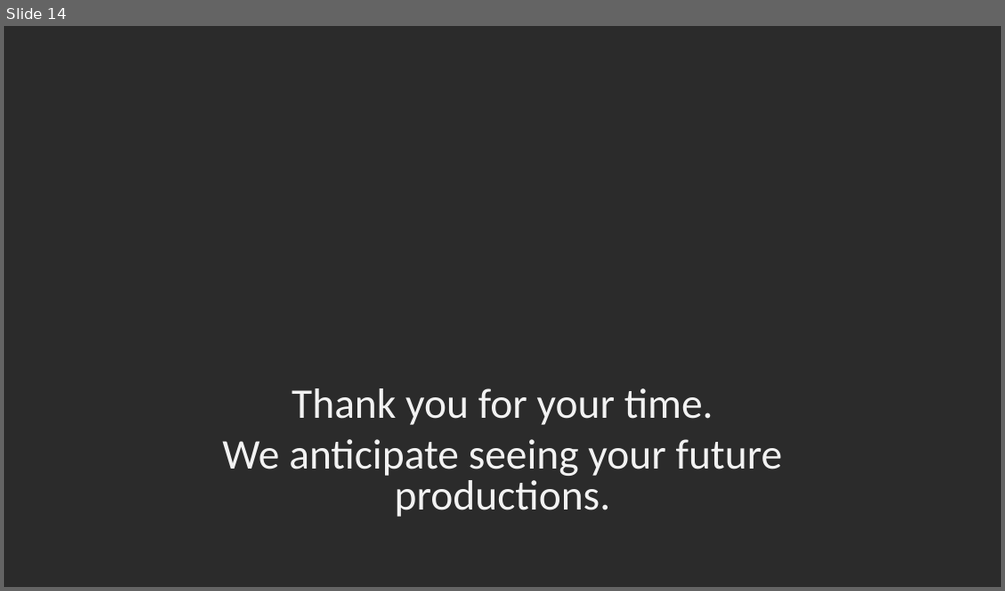
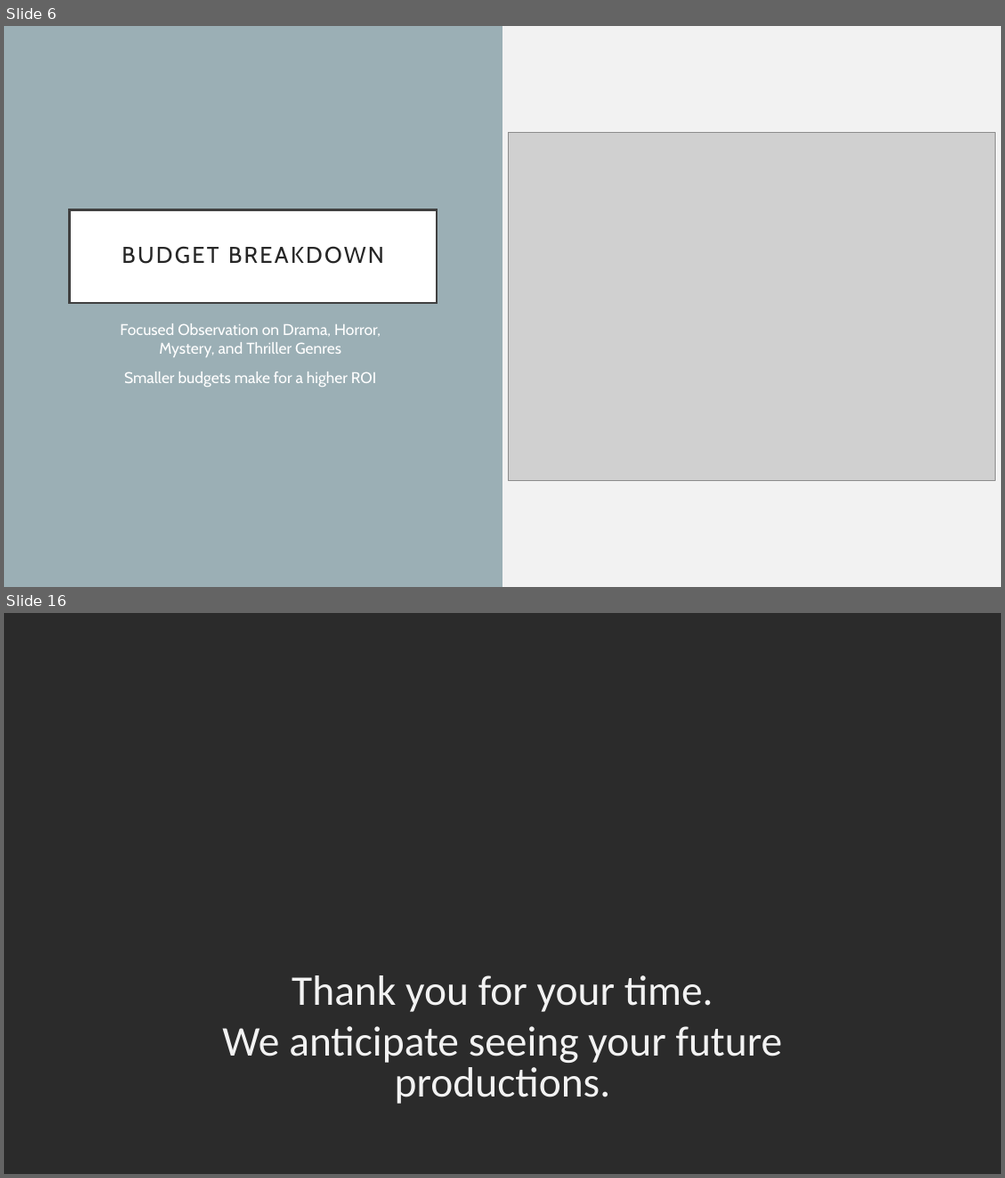
Before and after one commit to conlpate/dsc-mod-1-project-v2-1-onl01-dtsc-pt-052620, a slide deck: Presentation.pptx. Shown one above the other, each under a label of ours: slide 14 before the commit, slides 6 and 16 after it; the slides between them are not shown. The pictures are 1005x591 and 1005x1178 pixels, drawn with LibreOffice and Linux fonts; fonts in the diff are those of the drawing; grey boxes stand for pictures; background and template pictures are left out; a plain dark background stands for a picture behind light text. Boxes give left, top, right and bottom in pixels: in the first picture for what was removed or moved away, otherwise in the second. Text is boxed around its words. In the diff, an @@ line names an element or a change of style, - is before the commit and + after.

```diff
--- a/Presentation.pptx
+++ b/Presentation.pptx
@@ slide 6 added at (4, 26, 1001, 587), background #F2F2F2 @@
@@ rectangle added at (4, 26, 502, 587), fill #9BAFB5 @@
@@ picture added at (508, 132, 995, 481) @@
@@ title added at (70, 209, 437, 303), fill #FFFFFF, outline #404040 2.5 pt, 22 pt, text #262626 @@
+BUDGET BREAKDOWN
@@ text added at (120, 323, 380, 386), 15 pt, text #FFFFFF @@
+Focused Observation on Drama, Horror, Mystery, and Thriller Genres
+Smaller budgets make for a higher ROI
@@ what was slide 14 is now slide 16 @@
```
Also in this commit, not shown: 3 slides changed, 9 other slides added, 8 slides removed, 11 other files.
